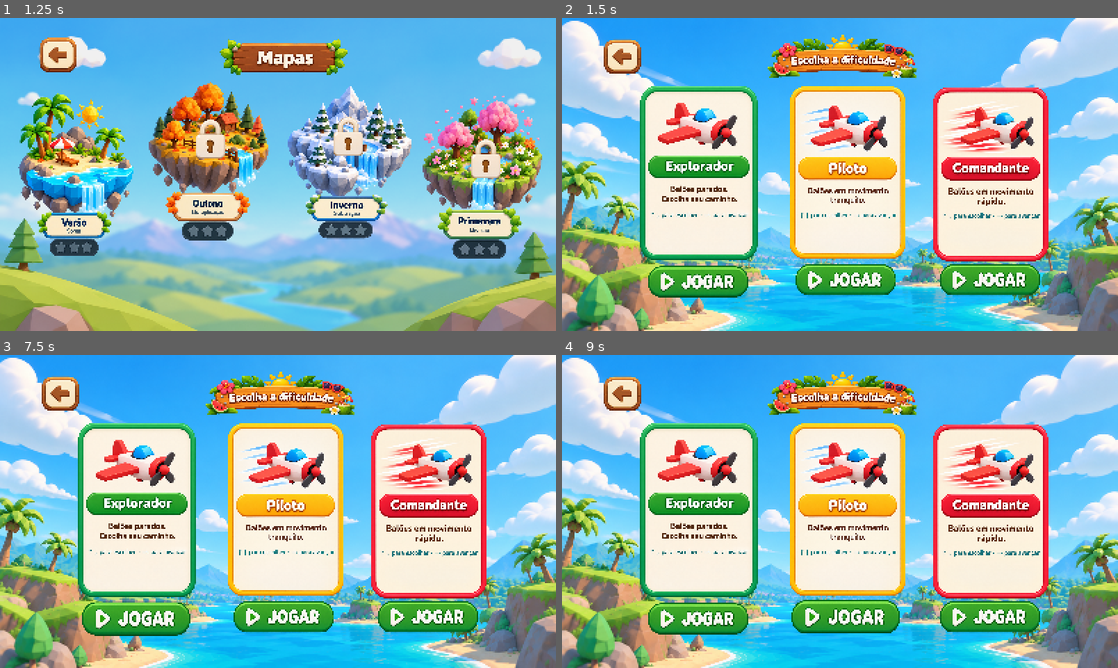
Above: before the commit, frames 1-4 (two rows, left to right).
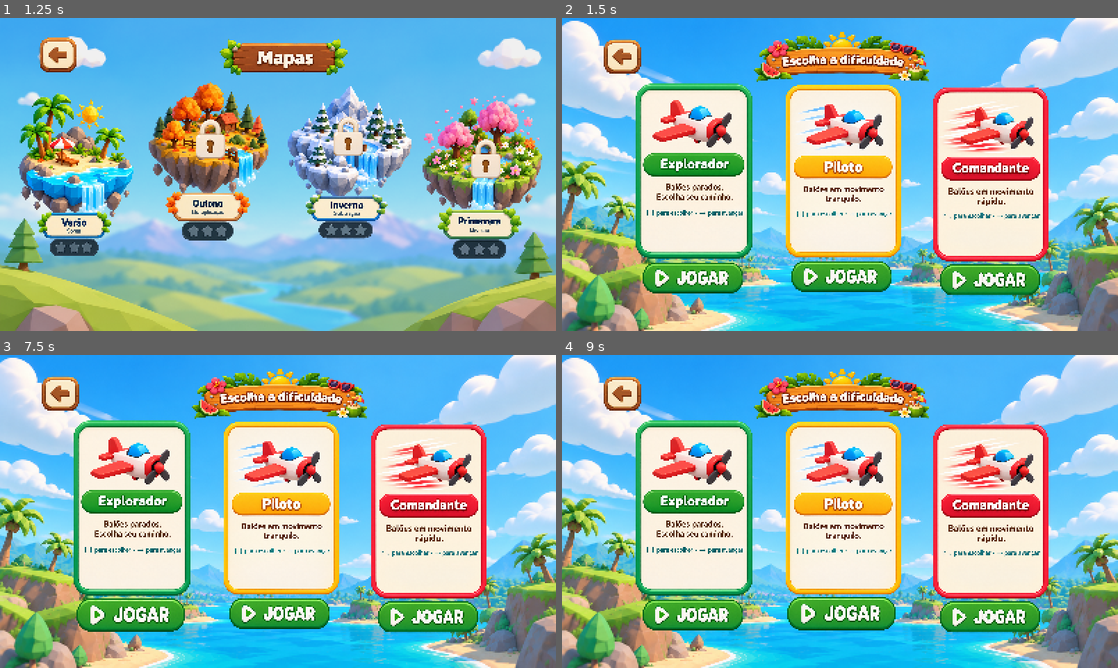
Above: after the commit, the same moments.

Repository: IsabelaMontandon/math-plane
Game: Godot game, scene res://scenes/ui/main_menu.tscn
Two runs of this game, one before a commit and one after it. Both use one fixed random seed, a clock stepped at 60 frames per second and the inputs below. The project has no main scene, so this scene is started directly.
Inputs (mouse positions are in pixels of both pictures, inside the frame that each line leads up to; where the layout moved, square brackets give the same spot in the first picture):
- Up to frame 1 (1.25 s): click (278, 274) at 0.5 s
- Up to frame 2 (1.5 s): click (634, 174) at 1.25 s
- Up to frame 3 (7.5 s): click (61, 392) at 2 s; click (55, 392) at 2.75 s; click (278, 611) at 3.5 s; click (205, 498) at 4.25 s; click (344, 498) at 5 s; click (478, 514) at 5.75 s; click (72, 511) at 6.5 s; click (133, 614) [133, 617] at 7.25 s
- Up to frame 4 (9 s): click (695, 614) [695, 617] at 8 s; click (840, 614) [845, 617] at 8.75 s

Frame 1 is identical in both runs. In frame 2, 15% of the frame differs, in the area x 13-66%, y 4-90%; in frame 3, 15%; in frame 4, 15%.

Commit message:
Atualiza avião modular

Diff:
--- /dev/null
+++ b/scenes/gameplay/plane.tscn
@@ -0,0 +1,75 @@
+[gd_scene format=3 uid="uid://b7av6vkdnbbn1"]
+
+[ext_resource type="Texture2D" uid="uid://cfketgk7ry315" path="res://assets/images/plane/body.png" id="1_q3hmn"]
+[ext_resource type="Texture2D" uid="uid://bw53veljkaiag" path="res://assets/images/plane/main_wing.png" id="2_glrpm"]
+[ext_resource type="Texture2D" uid="uid://dje2yn2hcg3sb" path="res://assets/images/plane/small_wing.png" id="3_74s78"]
+[ext_resource type="Texture2D" uid="uid://dcnbkov685c1n" path="res://assets/images/plane/tail.png" id="4_mxii5"]
+[ext_resource type="Texture2D" uid="uid://bjfeksm2hme1" path="res://assets/images/plane/nose_propeller.png" id="5_5xfra"]
+[ext_resource type="Texture2D" uid="uid://diwfops8bl64x" path="res://assets/images/plane/wheel.png" id="6_02ny0"]
+[ext_resource type="Texture2D" uid="uid://wmkiqkip6qes" path="res://assets/images/plane/Canopy.png" id="7_ylqwy"]
+[ext_resource type="Texture2D" uid="uid://ci1os3wkfo842" path="res://assets/images/plane/pilot_boy.png" id="8_2g8s8"]
+[ext_resource type="Texture2D" uid="uid://pwox16gdbmfy" path="res://assets/images/plane/cockpit.png" id="9_e4uio"]
+[ext_resource type="Texture2D" uid="uid://bu5b8btkg8ac5" path="res://assets/images/plane/pilot_girl.png" id="10_bqmr4"]
+
+[node name="Plane" type="Node2D" unique_id=395651261]
+
+[node name="Body" type="Sprite2D" parent="." unique_id=714944537]
+z_index = -100
+position = Vector2(-48, 2.9999998)
+scale = Vector2(0.7577117, 0.7458563)
+texture = ExtResource("1_q3hmn")
+
+[node name="MainWing" type="Sprite2D" parent="." unique_id=415072311]
+position = Vector2(-114, 132.00002)
+scale = Vector2(0.46335968, 0.32454902)
+texture = ExtResource("2_glrpm")
+
+[node name="SmallWing" type="Sprite2D" parent="." unique_id=481341328]
+position = Vector2(-601.0002, 46)
+scale = Vector2(0.30826822, 0.32666016)
+texture = ExtResource("3_74s78")
+
+[node name="Tail" type="Sprite2D" parent="." unique_id=893945862]
+position = Vector2(-505, -257)
+rotation = -0.13439035
+scale = Vector2(0.2756003, 0.36560532)
+texture = ExtResource("4_mxii5")
+
+[node name="NosePropeller" type="Sprite2D" parent="." unique_id=1730164757]
+position = Vector2(552, 9)
+scale = Vector2(0.3691164, 0.38296226)
+texture = ExtResource("5_5xfra")
+
+[node name="Wheel" type="Sprite2D" parent="." unique_id=500754561]
+position = Vector2(203, 277)
+scale = Vector2(0.1722488, 0.1507177)
+texture = ExtResource("6_02ny0")
+
+[node name="Wheel2" type="Sprite2D" parent="." unique_id=195365667]
+position = Vector2(-542.00006, 214.00002)
+scale = Vector2(0.13377202, 0.12679423)
+texture = ExtResource("6_02ny0")
+
+[node name="Canopy" type="Sprite2D" parent="." unique_id=258836408]
+position = Vector2(273.7127, -173.85582)
+rotation = -0.13439035
+scale = Vector2(0.2502092, 0.29403886)
+texture = ExtResource("7_ylqwy")
+
+[node name="PilotBoy" type="Sprite2D" parent="." unique_id=1559224242]
+position = Vector2(-16.524788, -234.94748)
+rotation = -0.045378562
+scale = Vector2(0.41606256, 0.41205642)
+texture = ExtResource("8_2g8s8")
+
+[node name="Cockpit" type="Sprite2D" parent="." unique_id=1170487904]
+z_index = 1
+position = Vector2(-34, 16)
+texture = ExtResource("9_e4uio")
+
+[node name="PilotGirl" type="Sprite2D" parent="." unique_id=913876083]
+visible = false
+position = Vector2(-36.4676, -227.40279)
+rotation = -0.045378562
+scale = Vector2(0.3256502, 0.32025695)
+texture = ExtResource("10_bqmr4")
--- a/scenes/ui/map_menu.tscn
+++ b/scenes/ui/map_menu.tscn
@@ -69,6 +69,7 @@
 offset_top = 96.0
 offset_right = 263.0
 offset_bottom = 246.0
+mouse_filter = 2
 texture = ExtResource("6_y16s6")
 expand_mode = 1
 stretch_mode = 5
@@ -90,6 +91,7 @@
 offset_top = 79.0
 offset_right = 277.0
 offset_bottom = 229.0
+mouse_filter = 2
 texture = ExtResource("6_y16s6")
 expand_mode = 1
 stretch_mode = 5
@@ -111,6 +113,7 @@
 offset_top = 117.0
 offset_right = 286.0
 offset_bottom = 267.0
+mouse_filter = 2
 texture = ExtResource("6_y16s6")
 expand_mode = 1
 stretch_mode = 5
--- a/scenes/ui/summer_difficulty.tscn
+++ b/scenes/ui/summer_difficulty.tscn
@@ -40,47 +40,47 @@
 
 [node name="Title" type="TextureRect" parent="." unique_id=1817434846]
 layout_mode = 0
-offset_left = 587.0
-offset_top = 47.0
-offset_right = 1027.0
-offset_bottom = 178.0
+offset_left = 549.0
+offset_top = 37.0
+offset_right = 1062.0
+offset_bottom = 187.0
 texture = ExtResource("4_mw5hq")
 expand_mode = 1
 
 [node name="Explore" type="TextureRect" parent="." unique_id=121377478]
 layout_mode = 0
-offset_left = 213.0
-offset_top = 168.0
-offset_right = 575.0
-offset_bottom = 720.0
+offset_left = 199.0
+offset_top = 162.0
+offset_right = 561.0
+offset_bottom = 714.0
 texture = ExtResource("5_v2524")
 expand_mode = 1
 
 [node name="ExplorerPlayButton" type="TextureButton" parent="." unique_id=1393658630]
 layout_mode = 0
-offset_left = 232.0
-offset_top = 697.0
-offset_right = 552.0
-offset_bottom = 820.0
+offset_left = 217.0
+offset_top = 686.0
+offset_right = 537.0
+offset_bottom = 809.0
 texture_normal = ExtResource("6_yvdug")
 ignore_texture_size = true
 stretch_mode = 0
 
 [node name="Pilot" type="TextureRect" parent="." unique_id=672981327]
 layout_mode = 0
-offset_left = 642.0
-offset_top = 167.0
-offset_right = 1004.0
-offset_bottom = 719.0
+offset_left = 629.0
+offset_top = 163.0
+offset_right = 991.0
+offset_bottom = 715.0
 texture = ExtResource("7_66ti5")
 expand_mode = 1
 
 [node name="PilotPlayButton" type="TextureButton" parent="." unique_id=215805219]
 layout_mode = 0
-offset_left = 657.0
-offset_top = 692.0
-offset_right = 977.0
-offset_bottom = 815.0
+offset_left = 645.0
+offset_top = 682.0
+offset_right = 965.0
+offset_bottom = 805.0
 texture_normal = ExtResource("6_yvdug")
 ignore_texture_size = true
 stretch_mode = 0
Binary file added: assets/images/plane/Canopy.png
Not shown, added: assets/images/plane/Canopy.png.import
Binary file added: assets/images/plane/body.png
Not shown, added: assets/images/plane/body.png.import
Binary file added: assets/images/plane/cockpit.png
Not shown, added: assets/images/plane/cockpit.png.import
Binary file added: assets/images/plane/main_wing.png
Not shown, added: assets/images/plane/main_wing.png.import
Binary file added: assets/images/plane/nose_propeller.png
Not shown, added: assets/images/plane/nose_propeller.png.import
Binary file added: assets/images/plane/pilot_boy.png
Not shown, added: assets/images/plane/pilot_boy.png.import
(and 10 more such lines)
